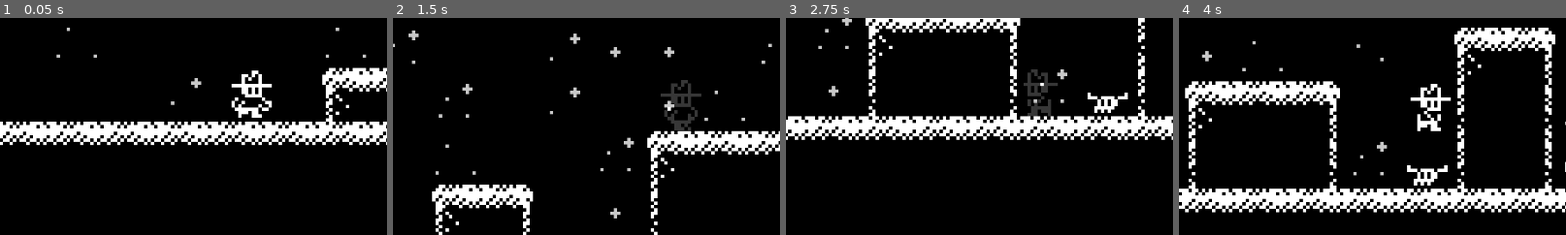
Above: before the commit, frames 1-4 (left to right).
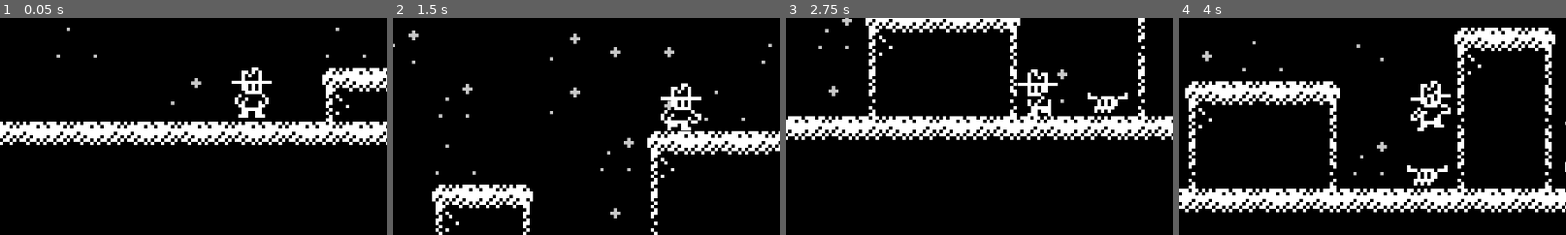
Above: after the commit, the same moments.

Repository: Tortiz-CSUF/western-noir-platformer
Game: Godot game, scene res://Sample_Scene.tscn
Two runs of this game, one before a commit and one after it. Both use one fixed random seed, a clock stepped at 60 frames per second and the inputs below.
Inputs:
- Up to frame 1 (0.05 s): no input
- Up to frame 2 (1.5 s): hold D (move_right) from 0.53 s (still down); tap Space (jump) at 0.6, 0.77, 1.07, 1.35 s
- Up to frame 3 (2.75 s): tap Space (jump) at 1.52, 1.82, 2.1 s; release D (move_right) at 2.03 s; hold A (move_left) from 2.03 s (still down)
- Up to frame 4 (4 s): release A (move_left) at 2.78 s; hold D (move_right) from 2.78 s (still down); tap Space (jump) at 2.85, 3.02, 3.32, 3.6, 3.77 s
The pictures show only the part of the screen within x 18-67%, y 33-83%; the shares and areas given below are measured in that part.

The runs differ from the first frame. In frame 1, 1.0% of the frame differs, in the area x 59-71%, y 22-46%; in frame 2, 1.3%, in the area x 69-80%, y 28-52%; in frame 3, 0.9%; in frame 4, 0.9%.

Commit message:
"jump" Animation DEBUG
Had a syntax error with the jump animation where I used the wrong method. Corrected and tested.

Diff:
--- a/Player_Movement.gd
+++ b/Player_Movement.gd
@@ -55,7 +55,7 @@
 	var target := "idle"
 
 	if not is_on_floor():
-		if frames.has_connections("jump"):
+		if frames.has_animation("jump"):
 			target = "jump"
 		else:
 			target = "walk"
--- a/Sample_Scene.tscn
+++ b/Sample_Scene.tscn
@@ -121,7 +121,7 @@
 [sub_resource type="TileSetAtlasSource" id="TileSetAtlasSource_pwygt"]
 texture = ExtResource("1_cnyu5")
 1:1/0 = 0
-1:1/0/physics_layer_0/polygon_0/points = PackedVector2Array(-6.903738, -8, 8, -8, 8, 8, -6.903738, 8)
+1:1/0/physics_layer_0/polygon_0/points = PackedVector2Array(-5.9900074, -2.436613, -6.877022, -2.980043, -4.699298, -8, 8, -8, 8, 8, -5.888483, 8)
 3:1/0 = 0
 3:1/0/physics_layer_0/polygon_0/points = PackedVector2Array(-8, -8, 8, -8, 8, 8, -8, 8)
 5:1/0 = 0
@@ -260,6 +260,7 @@
 CAMERA_ZOOM = Vector2(5, 5)
 
 [node name="AnimatedSprite2D" type="AnimatedSprite2D" parent="Player"]
+z_index = 10
 sprite_frames = SubResource("SpriteFrames_1rndv")
 animation = &"idle"
 frame_progress = 0.6004116
@@ -276,6 +277,7 @@
 
 [node name="Background Layer" type="TileMapLayer" parent="Environment"]
 modulate = Color(1, 1, 1, 0.78431374)
+z_index = -10
 tile_map_data = PackedByteArray("AABHACcAAAADAAMAAAABAAAAAAAFAA0AAAABAAMAAAAFAA0AAAABAAYAAAANAA0AAAABAAcAAAAFAA0AAAABAA …(16432 unchanged characters)…
 tile_set = SubResource("TileSet_hukh1")
 
